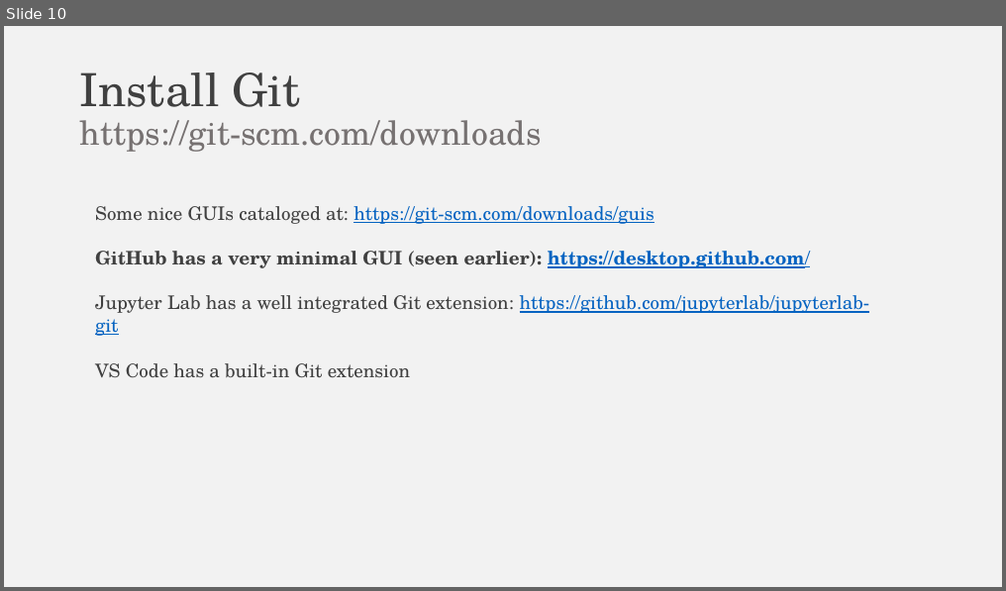
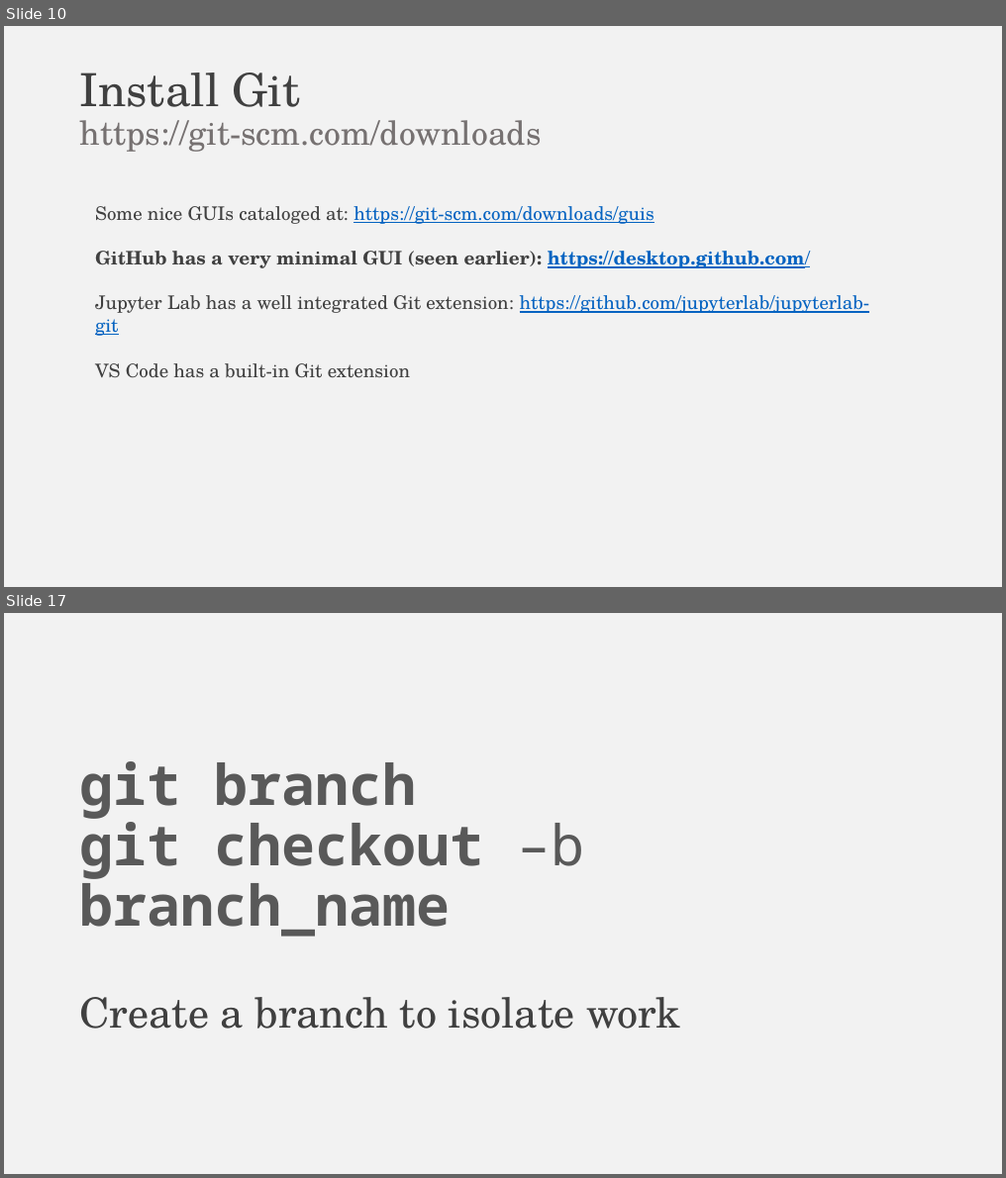
Before and after one commit to falconair/ProgrammingForAnalytics, a slide deck: lectures/050_git_version_control/Why do you need version control.pptx. Shown one above the other, each under a label of ours: slide 10 before the commit, slides 10 and 17 after it; the slides between them are not shown. The pictures are 1006x591 and 1006x1178 pixels, drawn with LibreOffice and Linux fonts; fonts in the diff are those of the drawing. Boxes give left, top, right and bottom in pixels: in the first picture for what was removed or moved away, otherwise in the second. Text is boxed around its words. In the diff, an @@ line names an element or a change of style, - is before the commit and + after.

```diff
--- a/lectures/050_git_version_control/Why do you need version control.pptx
+++ b/lectures/050_git_version_control/Why do you need version control.pptx
@@ slide 17 added at bbox=[4, 613, 1002, 1174], background #F2F2F2 @@
@@ title added at bbox=[79, 761, 585, 937], 54 pt, text #595959, bold @@
+git branch
+git checkout –b branch_name
@@ text added at bbox=[79, 997, 680, 1029], 40 pt, text #404040 @@
+Create a branch to isolate work
```
Also in this commit, not shown: 2 slides changed, 13 other slides added, 9 slides removed.
